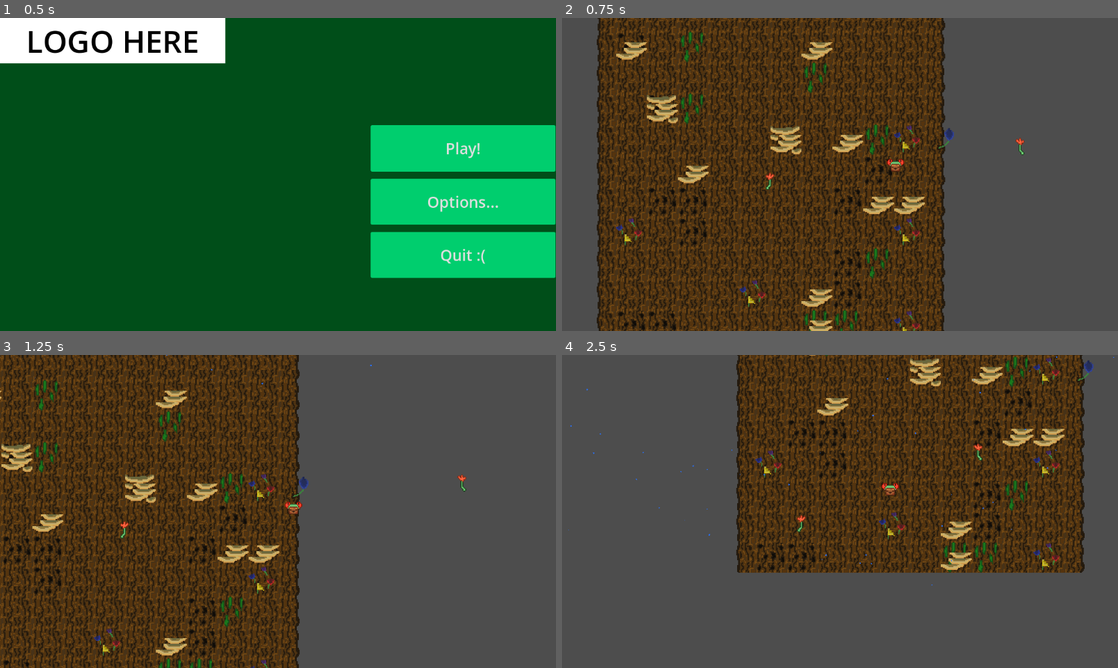
Above: before the commit, frames 1-4 (two rows, left to right).
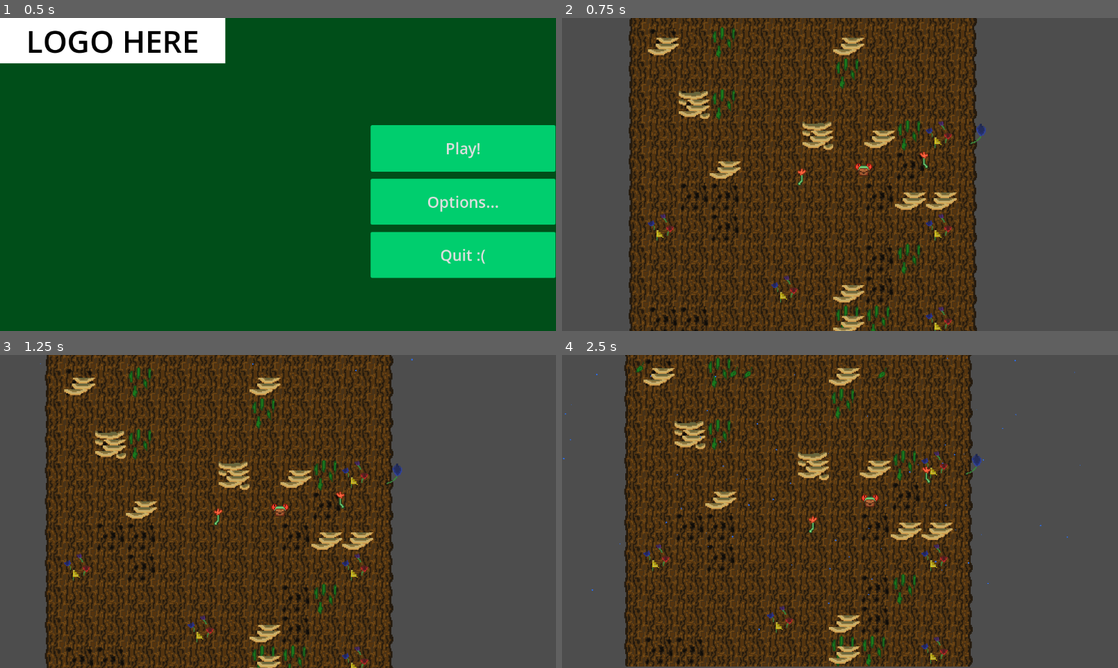
Above: after the commit, the same moments.

Repository: Team-Goose/brackeys-12-game-jam
Game: Godot game, scene res://game.tscn
Same seed, same stepped clock (60 frames per second), same inputs: the game is played once before the commit and once after it.
Inputs (mouse positions are in pixels of both pictures, inside the frame that each line leads up to):
- Up to frame 1 (0.5 s): no input
- Up to frame 2 (0.75 s): click "Play!" at 0.5 s
- Up to frame 3 (1.25 s): no input
- Up to frame 4 (2.5 s): move the mouse to (578, 642) at 1.27 s; press the mouse at (578, 642) at 1.28 s; hold Right (right) 1.28-2.03 s; move the mouse to (984, 452) at 2.02 s; release the mouse at (984, 452) at 2.03 s; hold Left (left) from 2.03 s (still down); click (984, 452) at 2.1 s

Frame 1 is identical in both runs. In frame 2, 40% of the frame differs, in the area x 6-84%, y 0-100%; in frame 3, 47%; in frame 4, 62%, in the area x 0-100%, y 0-100%.

Commit message:
za hando

Diff:
--- a/scripts/player.gd
+++ b/scripts/player.gd
@@ -3,28 +3,39 @@
 @onready var forg = $Forg
 @onready var lhand = $LHand
 @onready var rhand = $RHand
+@onready var camera = $Forg/Camera2D
 
 var active_hand_left := true
 
 func _input(event: InputEvent) -> void:
 	if Input.is_action_just_pressed("l_click"):
 		# Params to collide with Area2Ds on canvas 0
-		var params = PhysicsPointQueryParameters2D.new()
-		params.position = get_global_mouse_position()
+		var params := PhysicsPointQueryParameters2D.new()
+		params.position = lhand.global_position if active_hand_left else rhand.global_position
 		params.collide_with_areas = true
 
 		var result = get_world_2d().direct_space_state.intersect_point(params, 1)
 		if result.size() == 1:
-			move_hand(active_hand_left, result.front().collider.global_position)
+			if active_hand_left:
+				lhand.global_position = result.front().collider.global_position
+			else:
+				rhand.global_position = result.front().collider.global_position
 			active_hand_left = !active_hand_left
 
 func _process(delta: float) -> void:
-	move_hand(active_hand_left, get_global_mouse_position())
+	move_hand(active_hand_left)
 	pass
 
-func move_hand(hand: bool, pos: Vector2):
+func move_hand(hand: bool):
 	if hand:
-		lhand.global_position = pos
+		lhand.global_position = calc_hand_pos(rhand.global_position)
 	else:
-		rhand.global_position = pos
+		rhand.global_position = calc_hand_pos(lhand.global_position)
 	forg.global_position = lhand.global_position/2 + rhand.global_position/2
+
+func calc_hand_pos(inactive_hand_pos: Vector2):
+	var mouse_pos = get_global_mouse_position()
+	var difference = get_global_mouse_position()-inactive_hand_pos
+	var max = inactive_hand_pos + (difference.normalized()*256)
+
+	return mouse_pos if inactive_hand_pos.distance_to(max) > inactive_hand_pos.distance_to(mouse_pos) else max
Not shown: 1 places in scenes/tree_hold_mapper.tscn that only renumber resources
